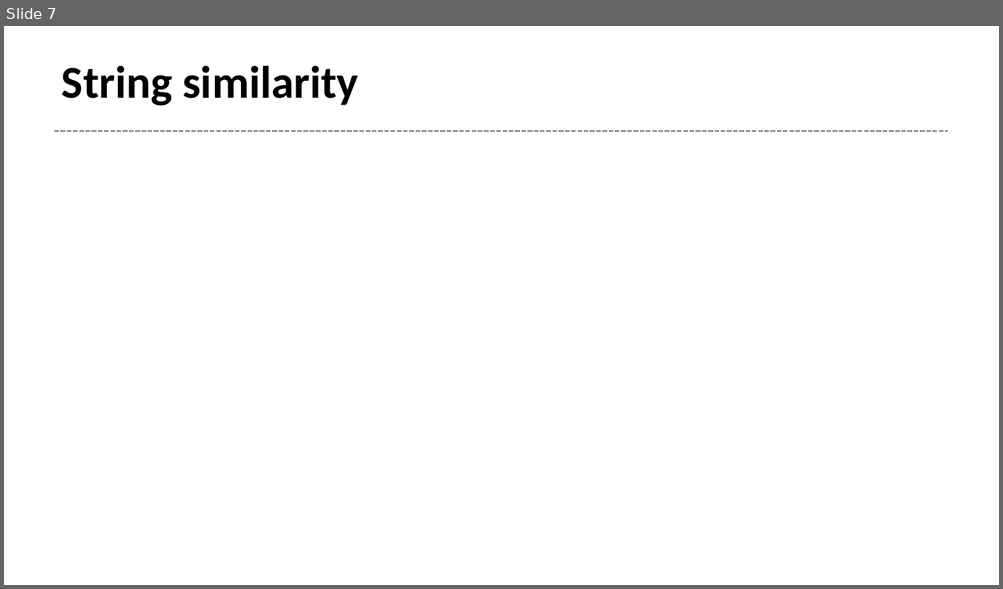
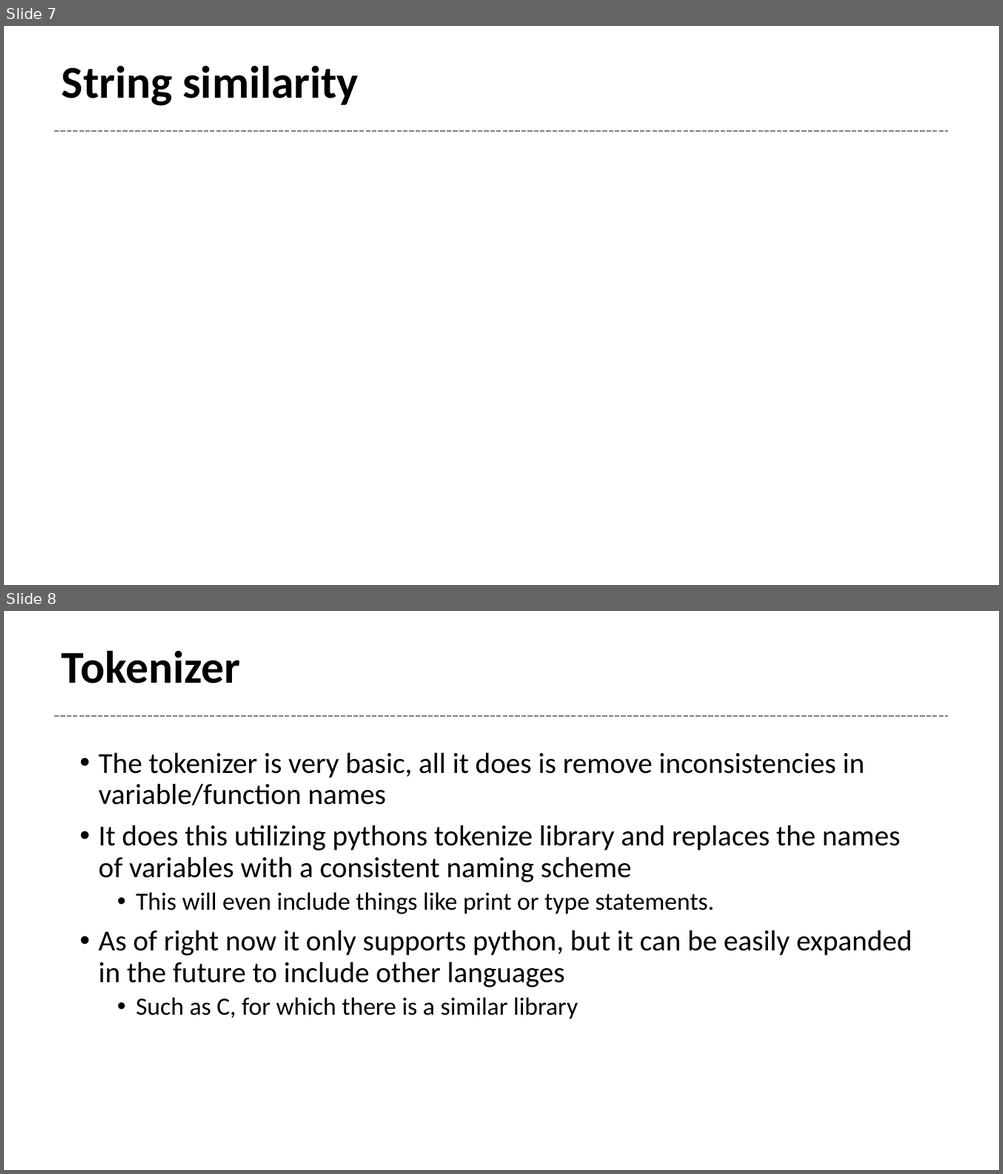
Before and after one commit to Tetricz/CodeCloneDetector, a slide deck: presentation.pptx. Shown one above the other, each under a label of ours: slide 7 before the commit, slides 7 and 8 after it. The pictures are 1003x589 and 1003x1174 pixels, drawn with LibreOffice and Linux fonts; fonts in the diff are those of the drawing; grey boxes stand for pictures. Boxes give left, top, right and bottom in pixels: in the first picture for what was removed or moved away, otherwise in the second. Text is boxed around its words. In the diff, an @@ line names an element or a change of style, - is before the commit and + after.

Commit message:
add slides tokenizer and test data

```diff
--- a/presentation.pptx
+++ b/presentation.pptx
@@ slide 8 added at [4, 611, 999, 1170], background #FFFFFF; not listed: 1 template element that a slide beside it also shows @@
@@ title added at [62, 650, 240, 684], 44 pt, text #000000, bold @@
+Tokenizer
@@ text added at [99, 752, 911, 1019], 28 pt, text #000000 @@
+• The tokenizer is very basic, all it does is remove inconsistencies in variable/function names
+• It does this utilizing pythons tokenize library and replaces the names of variables with a consistent naming scheme
+  • This will even include things like print or type statements.
+• As of right now it only supports python, but it can be easily expanded in the future to include other languages
+  • Such as C, for which there is a similar library
```
Also in this commit, not shown: 1 other slide added.
